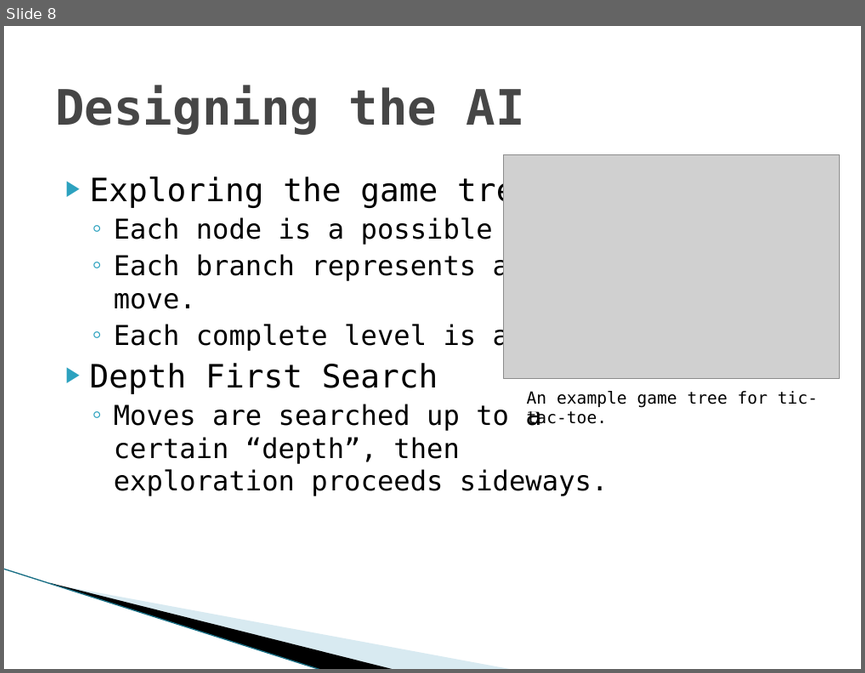
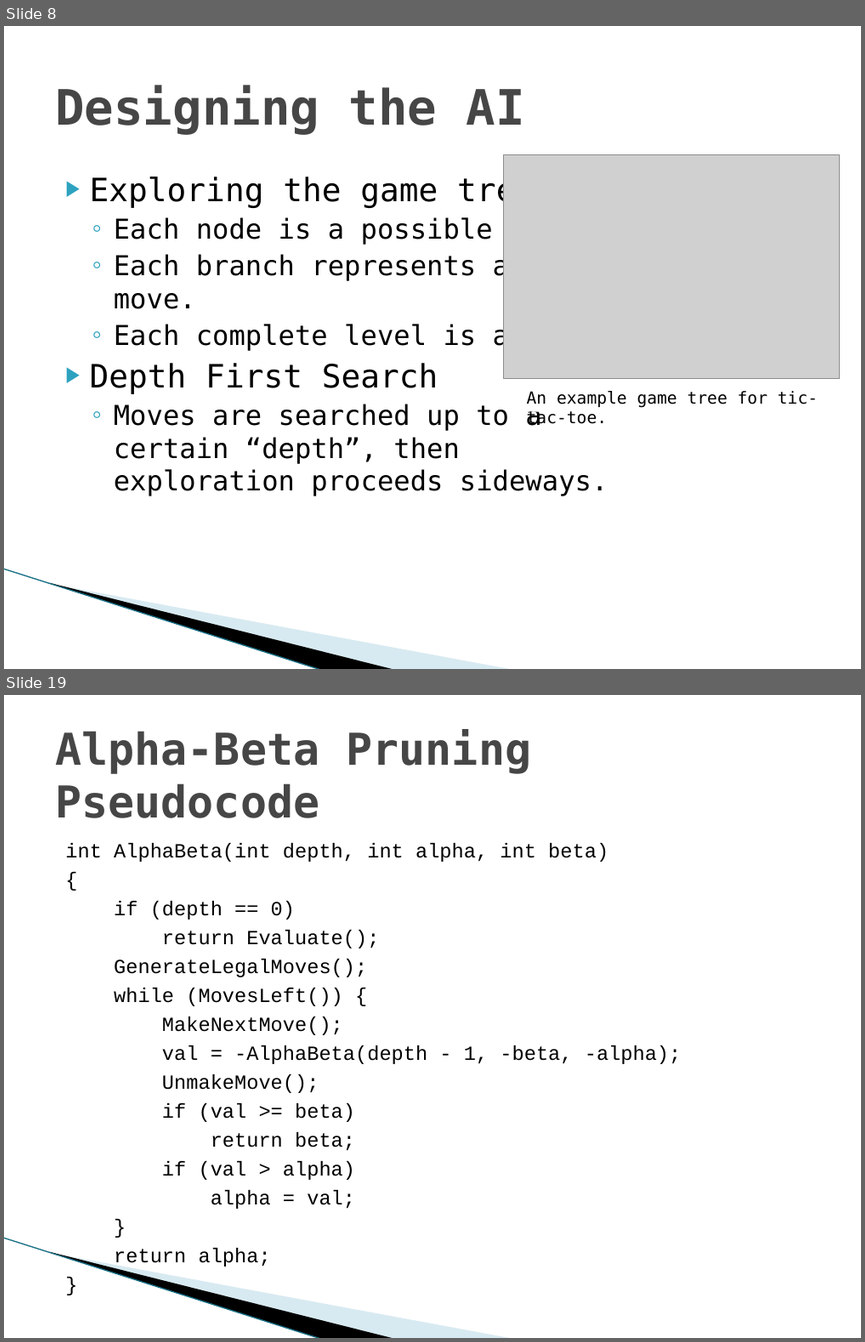
Before and after one commit to TadCordle/Senior-Project, a slide deck: Game Theory and Artificial Intelligence Design.pptx. Shown one above the other, each under a label of ours: slide 8 before the commit, slides 8 and 19 after it; the slides between them are not shown. The pictures are 865x673 and 865x1342 pixels, drawn with LibreOffice and Linux fonts; fonts in the diff are those of the drawing; grey boxes stand for pictures; background and template pictures are left out. Boxes give left, top, right and bottom in pixels: in the first picture for what was removed or moved away, otherwise in the second. Text is boxed around its words. In the diff, an @@ line names an element or a change of style, - is before the commit and + after.

```diff
--- a/Game Theory and Artificial Intelligence Design.pptx
+++ b/Game Theory and Artificial Intelligence Design.pptx
@@ slide 19 added at box(4, 695, 861, 1338), background #FFFFFF; not listed: 3 template elements that a slide beside it also shows @@
@@ title added at box(55, 730, 531, 818), 36.9 pt, text #464646, bold @@
+Alpha-Beta Pruning Pseudocode
@@ text added at box(65, 843, 681, 1269), 16.9 pt, text #000000 @@
+int AlphaBeta(int depth, int alpha, int beta)
+{
+if (depth == 0)
+return Evaluate();
+GenerateLegalMoves();
+while (MovesLeft()) {
+MakeNextMove();
+val = -AlphaBeta(depth - 1, -beta, -alpha);
+UnmakeMove();
+if (val >= beta)
+return beta;
+if (val > alpha)
+alpha = val;
+}
+return alpha;
+}
```
Also in this commit, not shown: 1 slide changed, 11 other slides added.
